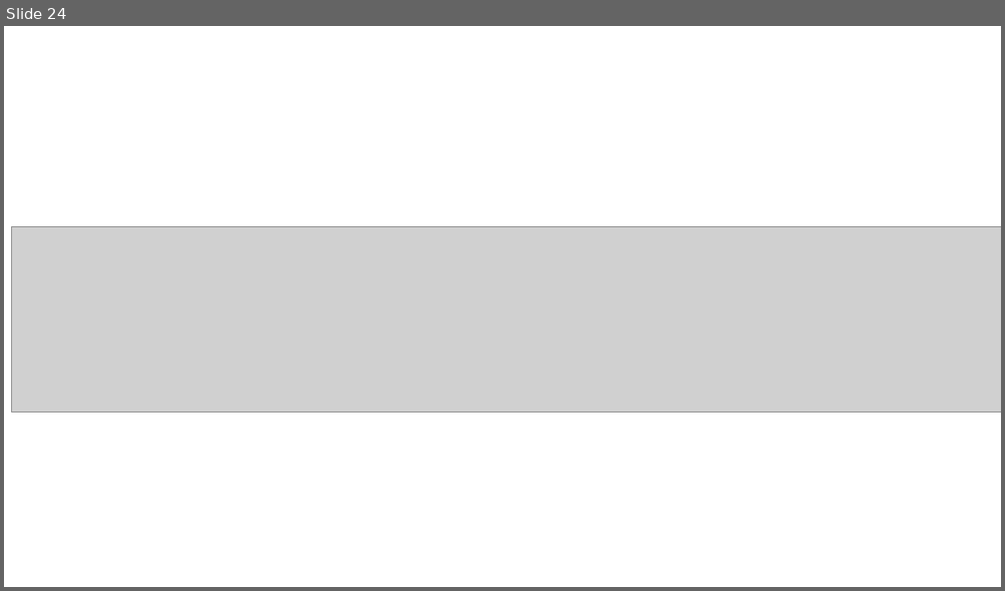
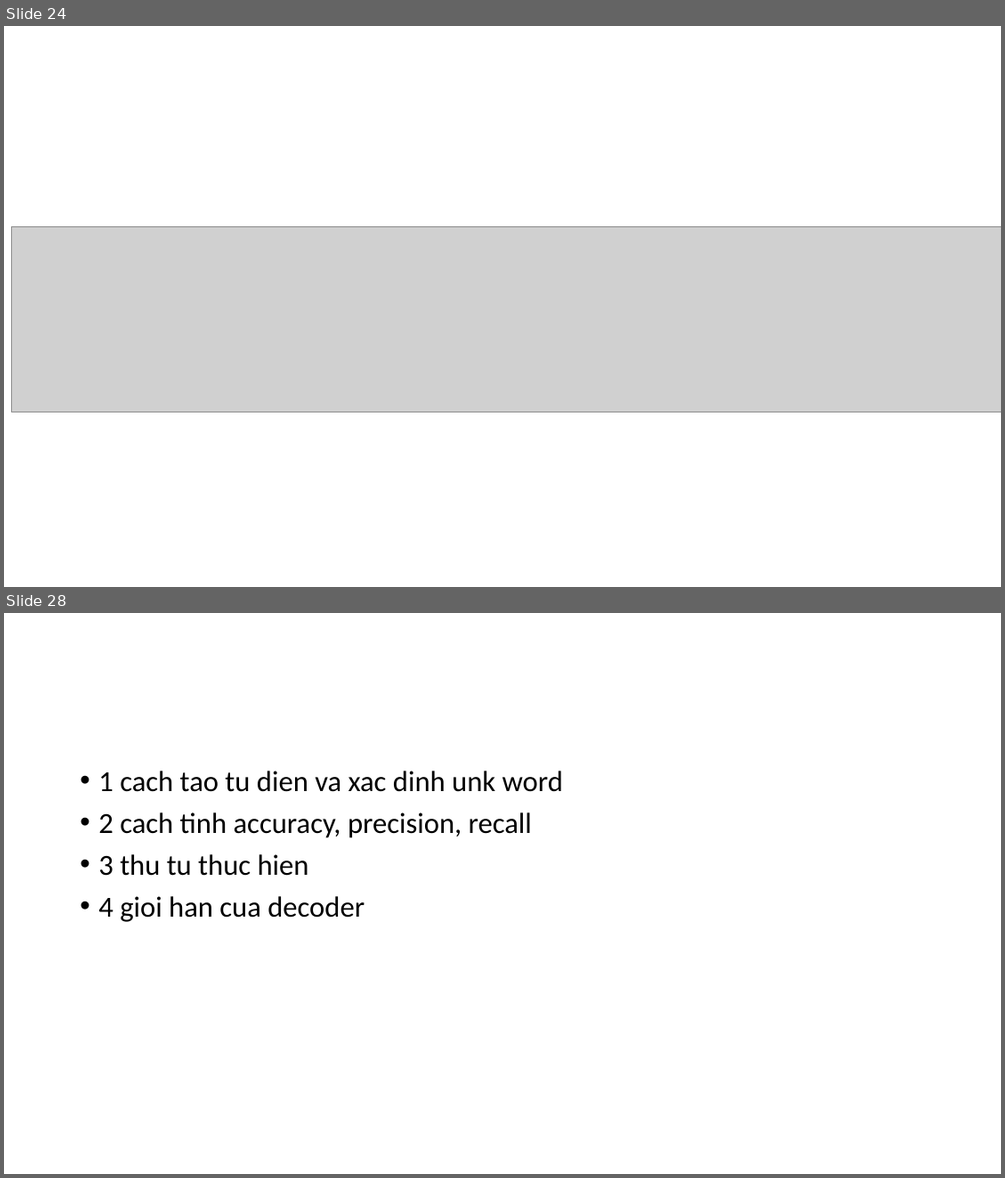
Before and after one commit to manhcntt21/TextNormSeq2Seq, a slide deck: Presentation1.pptx. Shown one above the other, each under a label of ours: slide 24 before the commit, slides 24 and 28 after it; the slides between them are not shown. The pictures are 1005x591 and 1005x1178 pixels, drawn with LibreOffice and Linux fonts; fonts in the diff are those of the drawing; grey boxes stand for pictures. Boxes give left, top, right and bottom in pixels: in the first picture for what was removed or moved away, otherwise in the second. Text is boxed around its words. In the diff, an @@ line names an element or a change of style, - is before the commit and + after.

```diff
--- a/Presentation1.pptx
+++ b/Presentation1.pptx
@@ slide 28 added at (4,613,1001,1174), background #FFFFFF @@
@@ text added at (98,771,563,922), 28 pt, text #000000 @@
+• 1 cach tao tu dien va xac dinh unk word
+• 2 cach tinh accuracy, precision, recall
+• 3 thu tu thuc hien
+• 4 gioi han cua decoder
```
Also in this commit, not shown: 1 slide changed, 3 other slides added, 1 other file.
